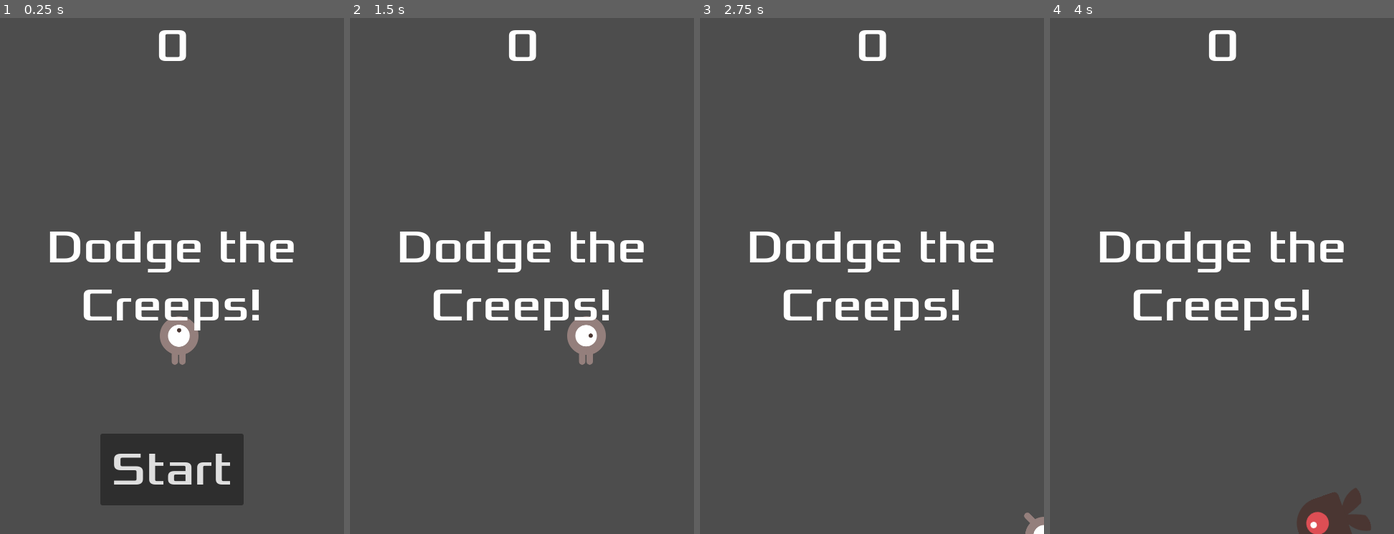
Above: before the commit, frames 1-4 (left to right).
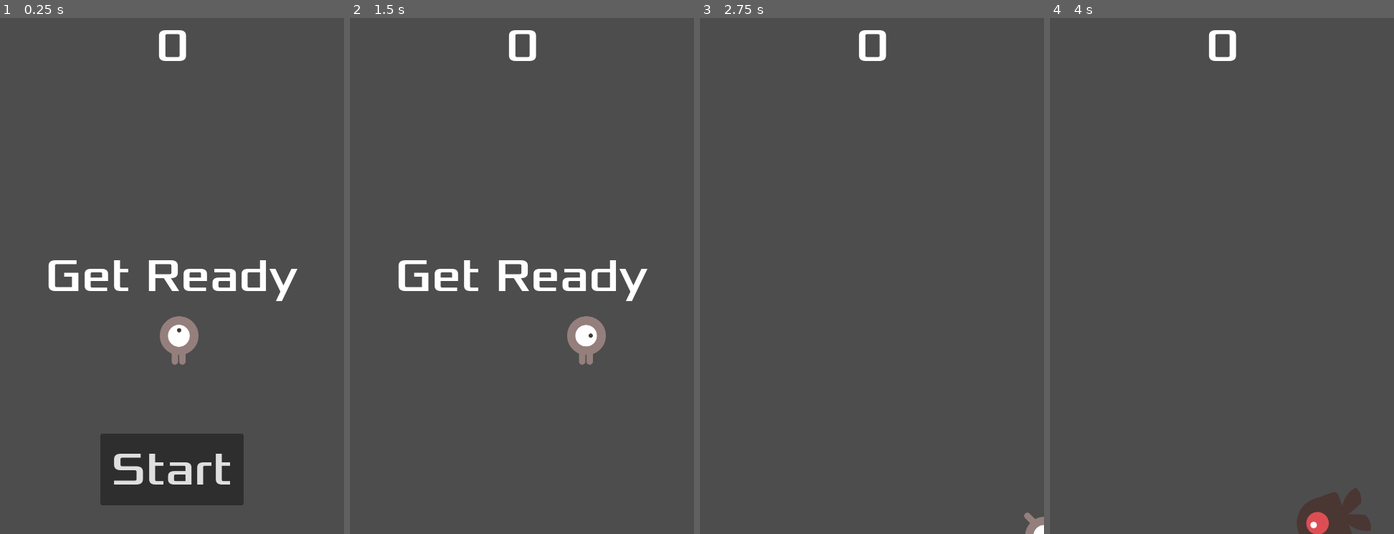
Above: after the commit, the same moments.

Repository: ProgrammingLogic/GoDotTutorial
Game: Godot game, scene res://main.tscn
Same seed, same stepped clock (60 frames per second), same inputs: the game is played once before the commit and once after it.
Inputs:
- Up to frame 1 (0.25 s): no input
- Up to frame 2 (1.5 s): click "Start" at 0.5 s; tap Enter at 1.25 s; hold D (move_right) from 1.28 s (still down)
- Up to frame 3 (2.75 s): release D (move_right) at 2.03 s; hold S (move_down) from 2.03 s (still down)
- Up to frame 4 (4 s): release S (move_down) at 2.78 s; hold D (move_right) 2.78-3.53 s; hold W (move_up) from 3.53 s (still down)

The runs differ from the first frame. In frame 1, 4.5% of the frame differs, in the area x 13-87%, y 41-61%; in frame 2, 4.5%; in frame 3, 3.0%; in frame 4, 3.0%.

Commit message:
Update the HUD on new_game()

Diff:
--- a/Main.gd
+++ b/Main.gd
@@ -21,8 +21,13 @@
 
 func new_game():
 	score = 0
+
+	$HUD.update_score(score)
+	$HUD.show_message("Get Ready")
+
 	$Player.start($StartPosition.position)
 	$StartTimer.start()
+
 
 
 func _on_mob_timer_timeout():
